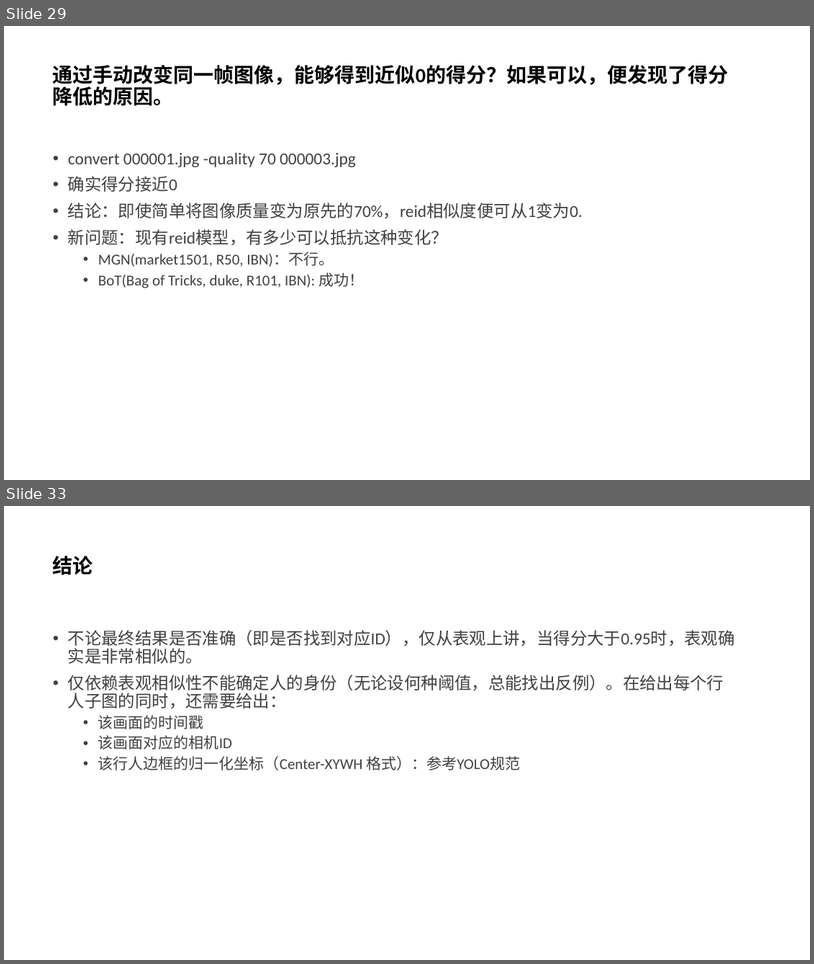
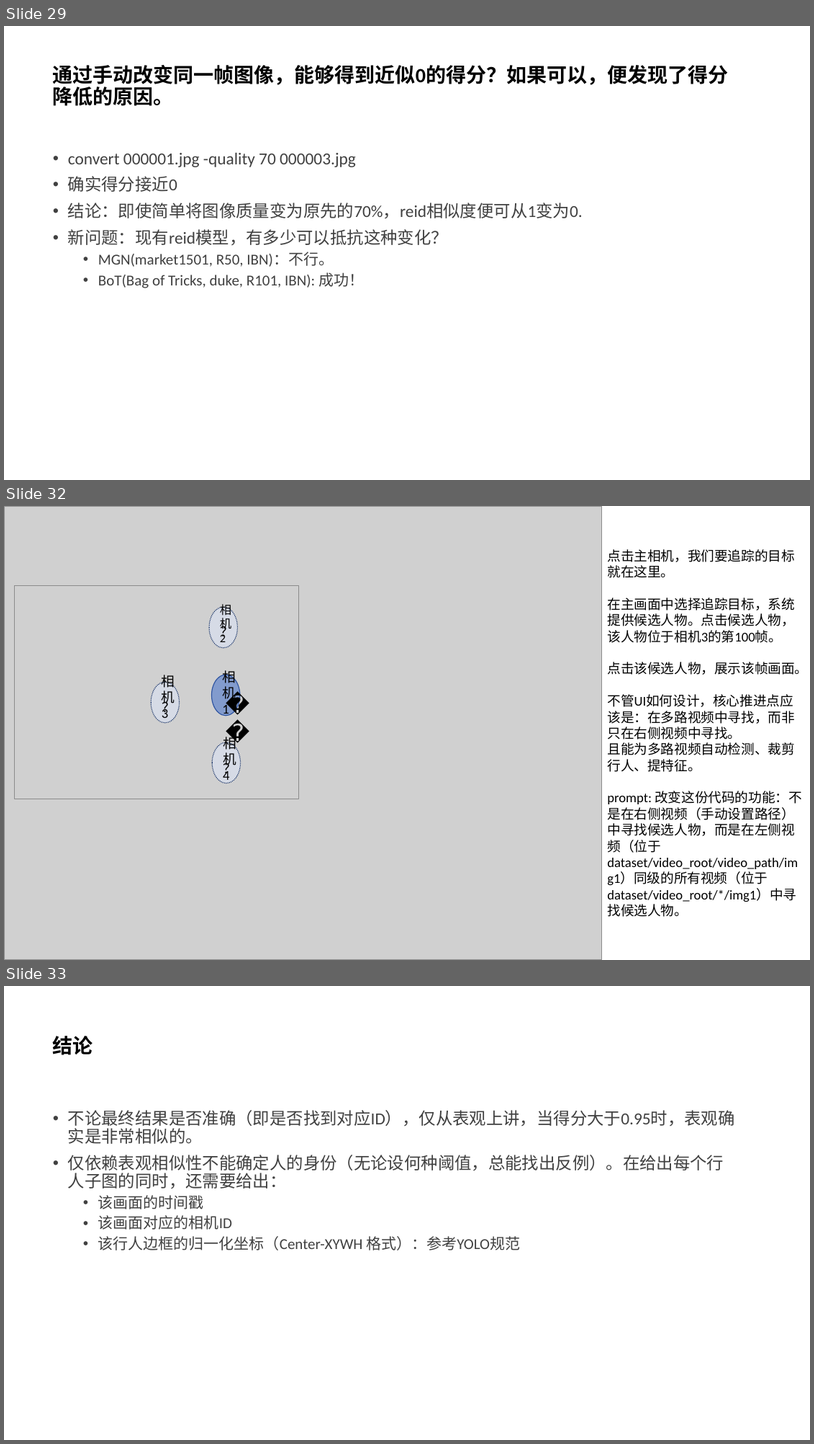
Before and after one commit to liandun110/fast-reid, a slide deck: ReID.pptx. Shown one above the other, each under a label of ours: slides 29 and 33 before the commit, slides 29, 32 and 33 after it; the slides between them are not shown. The pictures are 814x964 and 814x1444 pixels, drawn with LibreOffice and Linux fonts; fonts in the diff are those of the drawing; grey boxes stand for pictures. Boxes give left, top, right and bottom in pixels: in the first picture for what was removed or moved away, otherwise in the second. Text is boxed around its words. In the diff, an @@ line names an element or a change of style, - is before the commit and + after.

```diff
--- a/ReID.pptx
+++ b/ReID.pptx
@@ slide 32 added at [4,506,810,960], background #FFFFFF @@
@@ picture added at [4,506,602,960] @@
@@ text added at [607,549,808,916], 16 pt, text #000000 @@
+点击主相机，我们要追踪的目标就在这里。
+在主画面中选择追踪目标，系统提供候选人物。点击候选人物，该人物位于相机3的第100帧。
+点击该候选人物，展示该帧画面。
+不管UI如何设计，核心推进点应该是：在多路视频中寻找，而非只在右侧视频中寻找。
+且能为多路视频自动检测、裁剪行人、提特征。
+prompt: 改变这份代码的功能：不是在右侧视频（手动设置路径）中寻找候选人物，而是在左侧视频（位于 dataset/video_root/video_path/img1）同级的所有视频（位于dataset/video_root/*/img1）中寻找候选人物。
@@ group added at [15,585,299,798]: 8 texts, 4 ellipses, 1 picture @@
+🚶
+？
+？
+？
+相机1
+相机2
+相机3
+相机4
```
Also in this commit, not shown: 5 other slides added, 3 slides removed, 1 other file.
